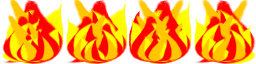
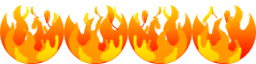
Two versions of the same layered image (256×64). Layer-by-layer changes:
added group "Group 2 copy 3" with 5 layers above "Group 2 copy" over [192, 0, 256, 64]
added layer "Layer 6" (1st of 4, in "Group 2 copy 3") in group "Group 2 copy 3" over [196, 33, 243, 64]
added layer "Layer 4" (1st of 4, in "Group 2 copy 3") in group "Group 2 copy 3" over [197, 15, 243, 64]
added layer "Layer 3 copy" (1st of 4, in "Group 2 copy 3") in group "Group 2 copy 3" over [192, 0, 256, 64]
added layer "Layer 5" (1st of 4, in "Group 2 copy 3") in group "Group 2 copy 3" over [201, 5, 243, 41]
added group "Group 2 copy" with 5 layers above "Group 2 copy 2" over [128, 0, 192, 64]
added layer "Layer 4" (2nd of 4, in "Group 2 copy") in group "Group 2 copy" over [143, 15, 189, 64]
added layer "Layer 3 copy" (2nd of 4, in "Group 2 copy") in group "Group 2 copy" over [128, 0, 192, 64]
added layer "Layer 5" (2nd of 4, in "Group 2 copy") in group "Group 2 copy" over [132, 5, 174, 41]
added group "Group 2 copy 2" with 5 layers above "Group 2" over [64, 0, 128, 64]
added layer "Layer 4" (3rd of 4, in "Group 2 copy 2") in group "Group 2 copy 2" over [67, 15, 113, 64]
added layer "Layer 5" (3rd of 4, in "Group 2 copy 2") in group "Group 2 copy 2" over [82, 5, 124, 41]
added layer "Layer 3 copy" (3rd of 4, in "Group 2 copy 2") in group "Group 2 copy 2" over [64, 0, 128, 64]
added group "Group 2" with 5 layers above "Layer 1 copy 3" over [0, 0, 64, 64]
added layer "Layer 4" (4th of 4, in "Group 2") in group "Group 2" over [3, 15, 49, 64]
added layer "Layer 3 copy" (4th of 4, in "Group 2") in group "Group 2" over [0, 0, 64, 64]
added layer "Layer 5" (4th of 4, in "Group 2") in group "Group 2" over [18, 5, 60, 41]
hid group "Group 1 copy 2" (24 layers) over [64, 0, 128, 64]
hid group "Group 1 copy" (24 layers) over [192, 0, 256, 64]
hid group "Group 1" (24 layers) over [128, 0, 192, 64]
hid group "Group 1 copy 3" (24 layers) over [0, 0, 64, 64]
…and 7 more changes (7 added)
